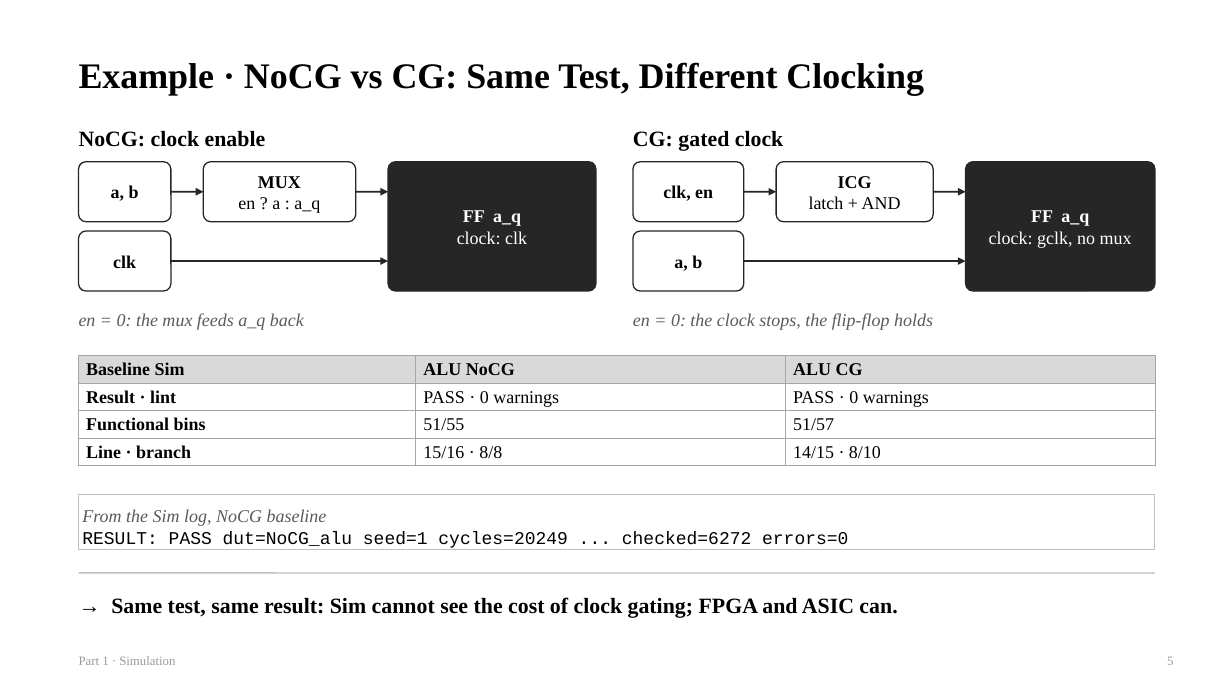
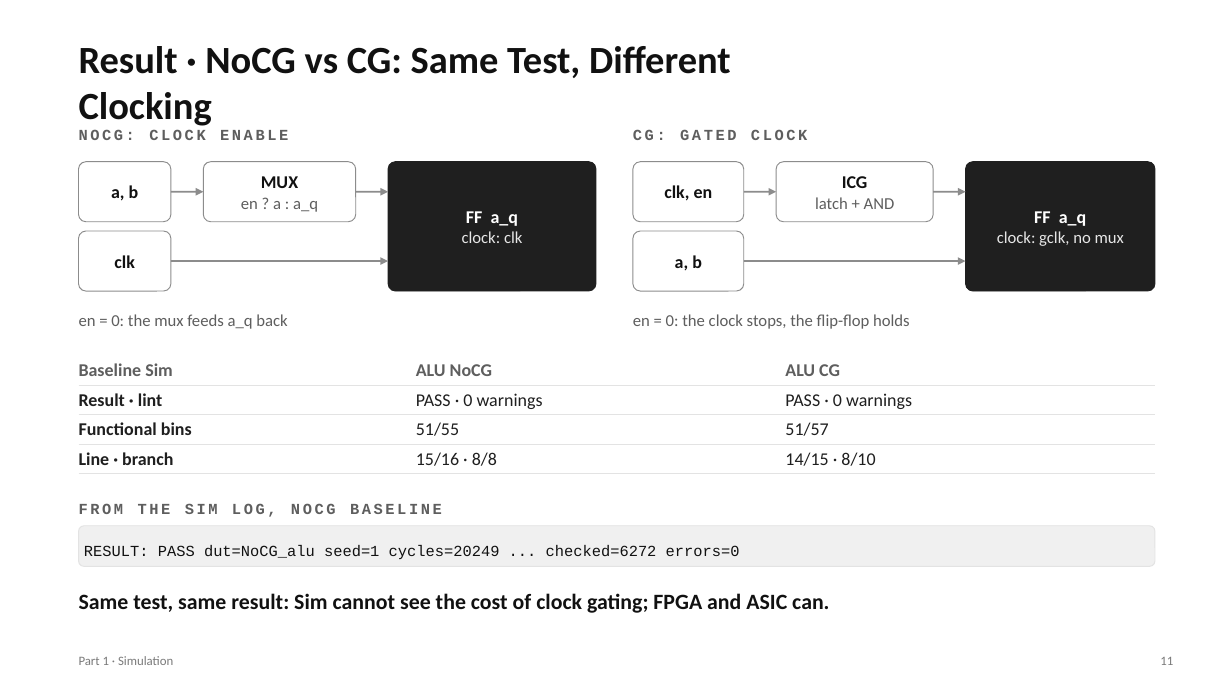
Before and after one commit to chipchip-tech/CHIA-workflow, a slide deck: slide 11 of projects/report/guides/1_Sim.pptx (slide 5 before the commit). Drawn at 1232x693 pixels with LibreOffice and Linux fonts; fonts in the diff are those of the drawing. Boxes give left, top, right and bottom in pixels: in the first picture for what was removed or moved away, otherwise in the second. Text is boxed around its words. In the diff, an @@ line names an element or a change of style, - is before the commit and + after.

```diff
--- a/projects/report/guides/1_Sim.pptx
+++ b/projects/report/guides/1_Sim.pptx
@@ text at (79,46,731,126): text changed; size 28 to 30 pt; font Times New Roman to Calibri; text colour #000000 to #111111 @@
-Example · NoCG vs CG: Same Test, Different Clocking
+Result · NoCG vs CG: Same Test, Different Clocking
@@ text at (79,129,288,140): text changed; size 17 to 12 pt; font Times New Roman to Courier New; text colour #000000 to #5E5E5E @@
-NoCG: clock enable
+NOCG: CLOCK ENABLE
@@ text at (633,129,807,140): text changed; size 17 to 12 pt; font Times New Roman to Courier New; text colour #000000 to #5E5E5E @@
-CG: gated clock
+CG: GATED CLOCK
@@ rounded rectangle "MUX" at (203,162,356,222): font Times New Roman to Calibri; text colour #000000 to #111111 in "MUX"; size 14 to 13 pt, text colour #000000 to #5E5E5E in "en ? a : a_q"; outline #262626 1 pt to #8C8C8C 0.75 pt @@
@@ rounded rectangle "FF a_q" at (388,162,596,291): font Times New Roman to Calibri; size 14 to 13 pt, text colour #FFFFFF to #E6E6E6 in "clock: clk"; fill #262626 to #1F1F1F; outline #262626 1 pt to #1F1F1F 0.75 pt @@
@@ rounded rectangle "ICG" at (776,162,933,222): font Times New Roman to Calibri; text colour #000000 to #111111 in "ICG"; size 14 to 13 pt, text colour #000000 to #5E5E5E in "latch + AND"; outline #262626 1 pt to #8C8C8C 0.75 pt @@
@@ rounded rectangle "FF a_q" at (966,162,1155,291): font Times New Roman to Calibri; size 14 to 13 pt, text colour #FFFFFF to #E6E6E6 in "clock: gclk, no mux"; fill #262626 to #1F1F1F; outline #262626 1 pt to #1F1F1F 0.75 pt @@
@@ arrow (171, 192) - (203, 192): stroke #262626 1.25 pt to #8C8C8C 1.25 pt @@
@@ arrow (356, 192) - (388, 192): stroke #262626 1.25 pt to #8C8C8C 1.25 pt @@
@@ arrow (744, 192) - (776, 192): stroke #262626 1.25 pt to #8C8C8C 1.25 pt @@
@@ arrow (933, 192) - (966, 192): stroke #262626 1.25 pt to #8C8C8C 1.25 pt @@
@@ font Times New Roman to Calibri, text colour #000000 to #111111; outline #262626 1 pt to #8C8C8C 0.75 pt in 4 elements at (79,162,171,222), (79,231,171,291), (633,162,744,222), (633,231,744,291) @@
@@ arrow (171, 262) - (388, 262): stroke #262626 1.25 pt to #8C8C8C 1.25 pt @@
@@ arrow (744, 262) - (966, 262): stroke #262626 1.25 pt to #8C8C8C 1.25 pt @@
@@ text "en = 0: the mux ..." at (79,314,287,329): size 14 to 13 pt, font Times New Roman to Calibri, text colour #5A5A5A to #5E5E5E, italic off @@
@@ text "en = 0: the clock ..." at (633,314,910,329): size 14 to 13 pt, font Times New Roman to Calibri, text colour #5A5A5A to #5E5E5E, italic off @@
@@ table at (79,356,1155,470) @@
@@ fill #D9D9D9 to none in row 1 @@
@@ fill #FFFFFF to none in 9 cells @@
@@ font Times New Roman to Calibri @@
@@ text colour #000000 to #5E5E5E in "Baseline Sim", "ALU NoCG", "ALU CG" @@
@@ text colour #000000 to #1F1F1F in "Result · lint", "PASS · 0 warnings", "PASS · 0 warnings", "Functional bins" and 5 more places @@
@@ borders changed @@
@@ text added at (79,503,442,517), 12 pt, text #5E5E5E, bold @@
+FROM THE SIM LOG, NOCG BASELINE
@@ text in rounded rectangle at (82,509,327,526): paragraph removed @@
-From the Sim log, NoCG baseline
@@ rounded rectangle "RESULT: PASS dut=NoCG_alu seed=1 cycles=20249 ...": place and size @@
-rounded rectangle "RESULT: PASS dut=NoCG_alu seed=1 cycles=20249 ..." at (79,494,1155,550)
+rounded rectangle "RESULT: PASS dut=NoCG_alu seed=1 cycles=20249 ..." at (79,526,1155,567)
@@ rounded rectangle "RESULT: PASS dut=NoCG_alu seed=1 cycles=20249 ..." at (79,526,1155,567): size 14 to 12 pt, text colour #000000 to #111111; vertical alignment top to middle; rectangle to rounded rectangle; fill none to #F0F0F0; outline #BFBFBF 0.75 pt to #E3E3E3 0.75 pt @@
@@ text at (79,593,829,613): text changed; font Times New Roman to Calibri; text colour #000000 to #111111 @@
-→ Same test, same result: Sim cannot see the cost of clock gating; FPGA and ASIC can.
+Same test, same result: Sim cannot see the cost of clock gating; FPGA and ASIC can.
@@ line removed from (79, 573) to (1155, 573) @@
@@ text "Part 1 · Simulation" at (79,656,173,665): font Times New Roman to Calibri, text colour #9A9A9A to #7A7A7A @@
@@ text at (1160,657,1173,665): text changed; font Times New Roman to Calibri; text colour #9A9A9A to #7A7A7A @@
-5
+11
```
Also in this commit, not shown: 6 other slides changed, 7 slides added, 1 slide removed, 3 other files.
